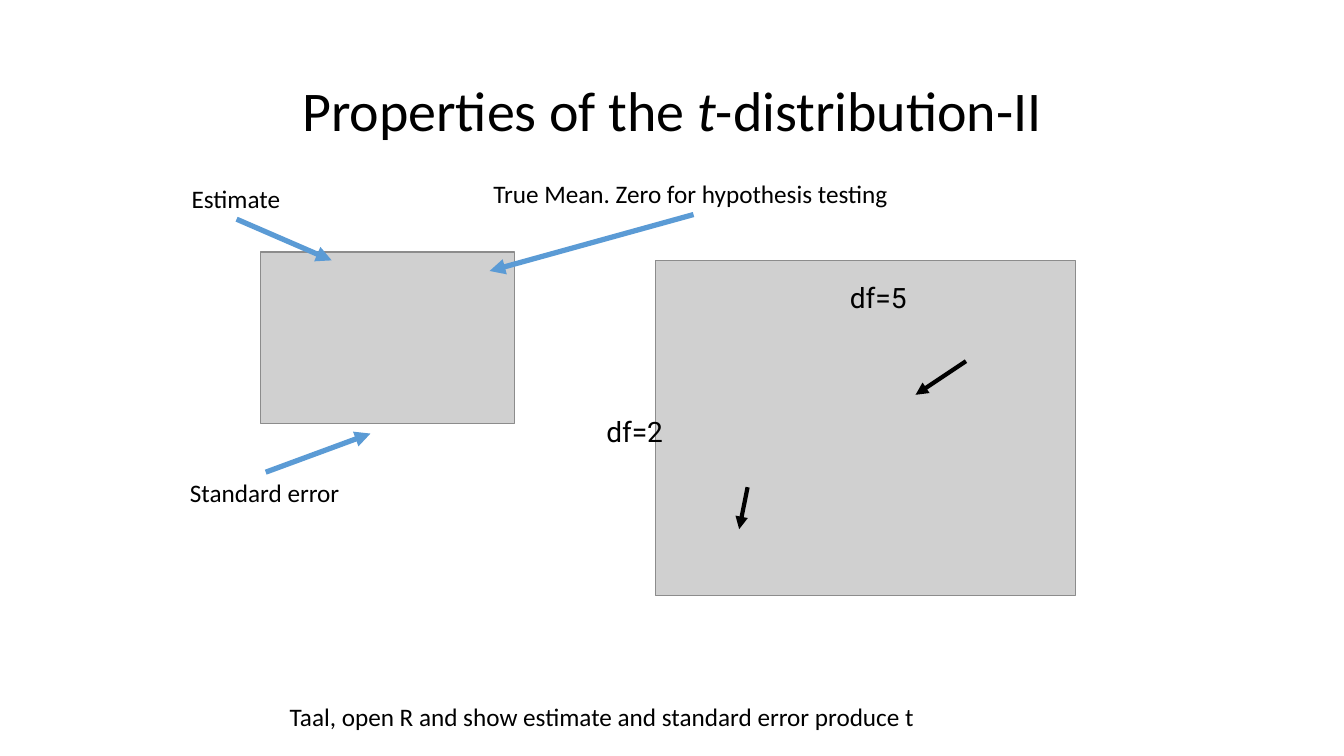
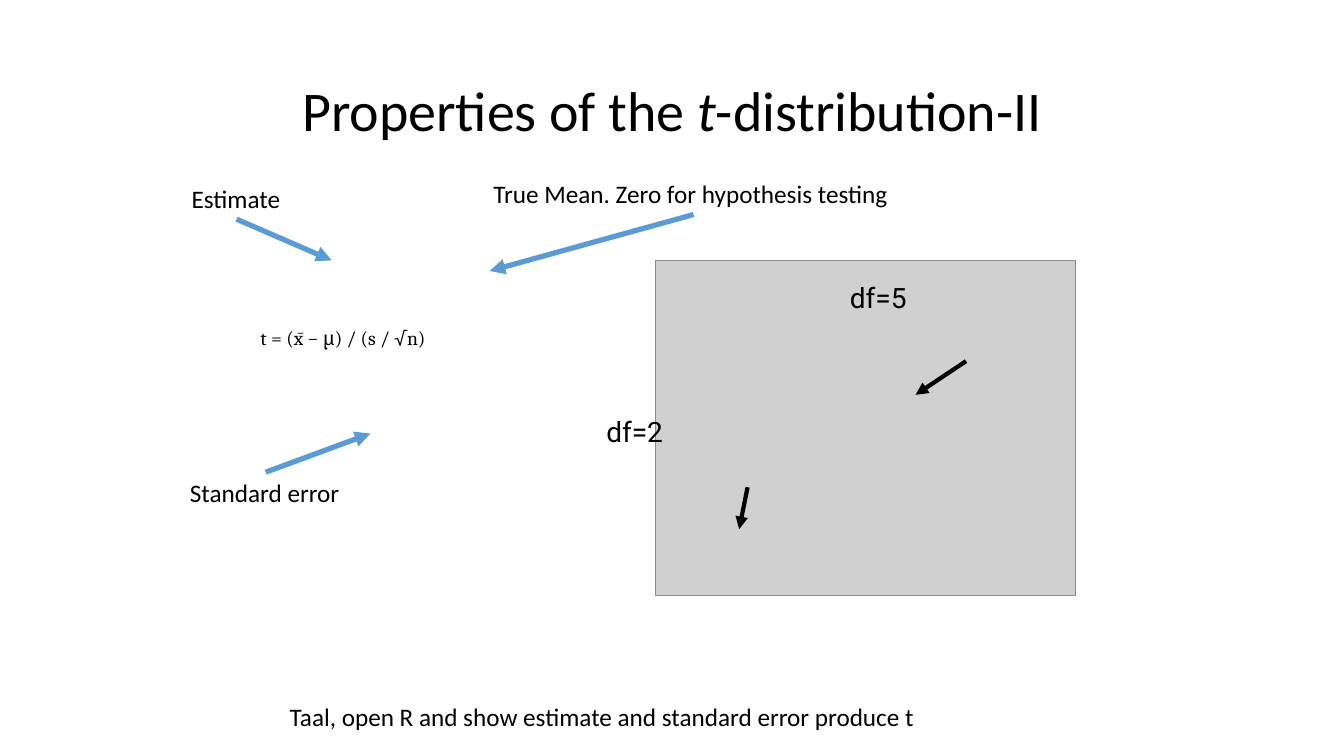
Before and after one commit to taaltree/FW536, a slide deck: slide 33 of Day2_GLM/FW536_Day2_Morning_ContinuousDistributions_accessible.pptx. Drawn at 1344x756 pixels with LibreOffice and Linux fonts; fonts in the diff are those of the drawing; grey boxes stand for pictures. Boxes give left, top, right and bottom in pixels: in the first picture for what was removed or moved away, otherwise in the second. Text is boxed around its words. In the diff, an @@ line names an element or a change of style, - is before the commit and + after.

```diff
--- a/Day2_GLM/FW536_Day2_Morning_ContinuousDistributions_accessible.pptx
+++ b/Day2_GLM/FW536_Day2_Morning_ContinuousDistributions_accessible.pptx
@@ picture removed at box(260, 252, 514, 423) @@
@@ text added at box(260, 329, 425, 350), 14 pt, text #000000 @@
+t = (x̄ − μ) / (s / √n)
```
Also in this commit, not shown: 8 other slides changed.
